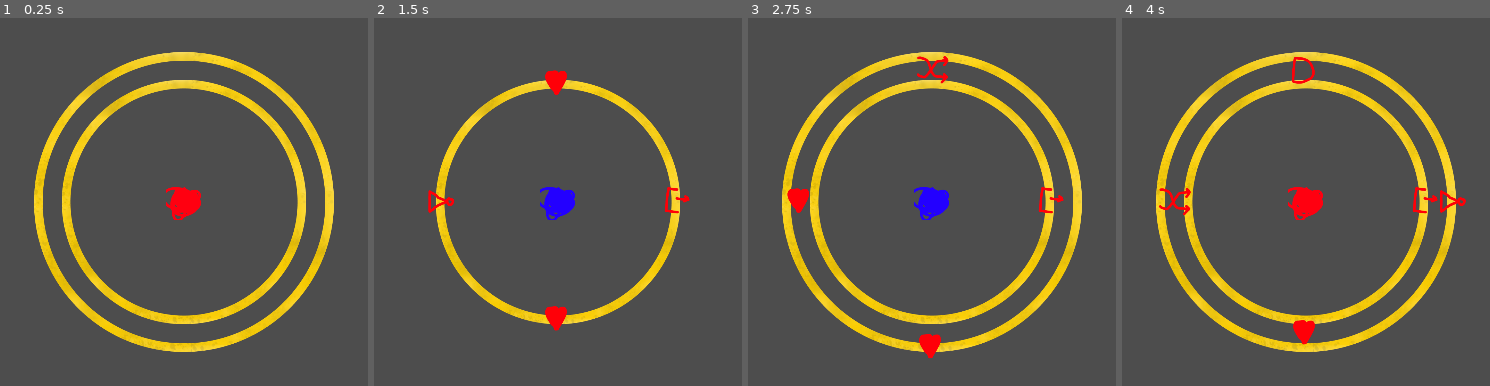
Above: before the commit, frames 1-4 (left to right).
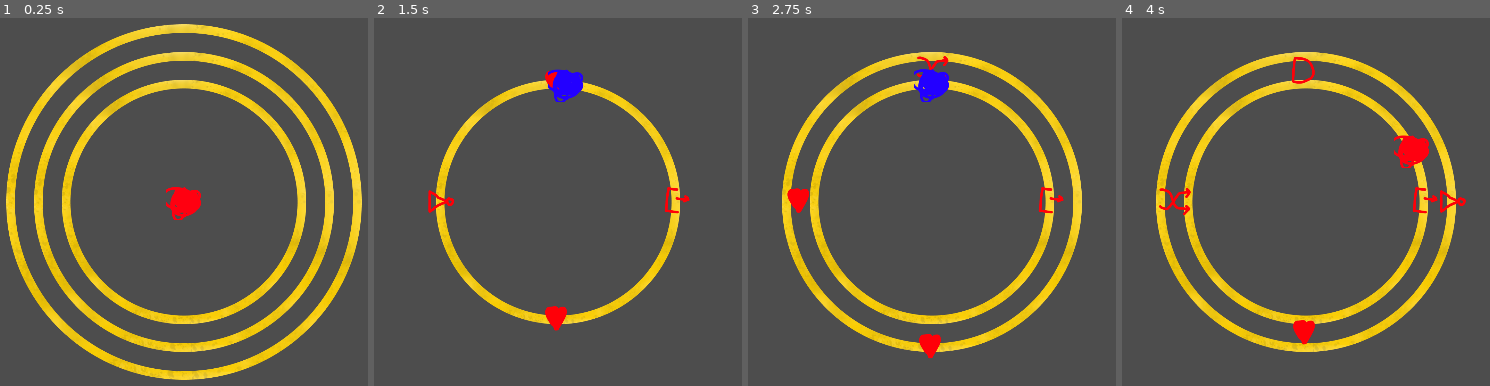
Above: after the commit, the same moments.

Repository: triangle-int/logi-charm
Game: Godot game, scene res://scenes/game.tscn
The game is run twice, just before and just after one commit, with the same random seed, the same clock (stepped at 60 frames per second) and the same inputs.
Inputs (mouse positions are in pixels of both pictures, inside the frame that each line leads up to):
- Up to frame 1 (0.25 s): no input
- Up to frame 2 (1.5 s): tap Enter (ui_accept) at 0.5, 0.77 s; move the mouse to (734, 179) at 0.52 s; tap Tab (ui_focus_next) at 0.6, 1.35 s; move the mouse to (399, 224) at 1.27 s
- Up to frame 3 (2.75 s): tap Enter (ui_accept) at 1.52 s; move the mouse to (1012, 102) at 2.02 s; tap Tab (ui_focus_next) at 2.1 s
- Up to frame 4 (4 s): tap Enter (ui_accept) at 2.75, 3.02, 3.77 s; move the mouse to (1265, 290) at 2.77 s; tap Tab (ui_focus_next) at 2.85, 3.6 s; move the mouse to (outside the picture) at 3.52 s

The runs differ from the first frame. In frame 1, 7.3% of the frame differs, in the area x 1-99%, y 1-99%; in frame 2, 1.2%; in frame 3, 1.2%; in frame 4, 1.2%.
Error before the commit: Invalid access to property or key 'radiuses' on a base object of type 'Node'. (res://scripts/visualization/pointer.gd:17)

Commit message:
Fixed pointer

Diff:
--- a/scenes/game.tscn
+++ b/scenes/game.tscn
@@ -32,7 +32,6 @@
 texture = ExtResource("2_68dsl")
 
 [node name="Ring3" type="Sprite2D" parent="Center/GameLoader/Rings"]
-visible = false
 scale = Vector2(0.5, 0.5)
 texture = ExtResource("1_i4p3y")
 
--- a/scripts/game_loader.gd
+++ b/scripts/game_loader.gd
@@ -31,3 +31,4 @@
 	$Rings/Ring1.visible = current_level.rings_config.radiuses.size() > 0
 	$Rings/Ring2.visible = current_level.rings_config.radiuses.size() > 1
 	$Rings/Ring3.visible = current_level.rings_config.radiuses.size() > 2
+	$Pointer.rings_config = current_level.rings_config
--- a/scripts/visualization/pointer.gd
+++ b/scripts/visualization/pointer.gd
@@ -1,10 +1,11 @@
+class_name Pointer
 extends Node2D
 
 @export var high_sprite: Texture2D
 @export var low_sprite: Texture2D
 
 @onready var sprite_2d = $Sprite2D
-@onready var rings = $"../Rings"
+var rings_config: RingsConfig
 
 var radius: float = 0
 
@@ -14,7 +15,7 @@
 func _on_signal_out(index: int, high: bool, from_angle: float, to_angle: float):
 	sprite_2d.texture = high_sprite if high else low_sprite
 	to_angle = to_angle if to_angle > from_angle else to_angle + TAU
-	radius = rings.radiuses[index]
+	radius = rings_config.radiuses[index]
 
 	var tween = create_tween()
 	tween.tween_method(_move_pointer, from_angle, to_angle, ComponentsSignals.SLEEP_DURATION)
